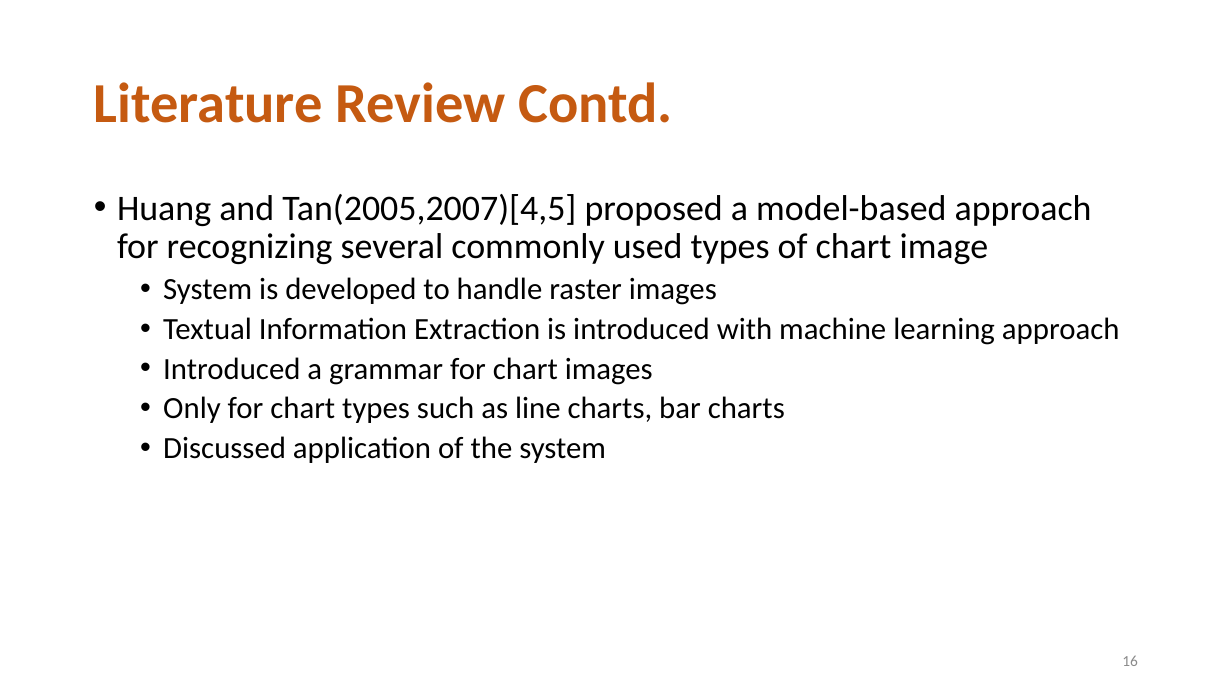
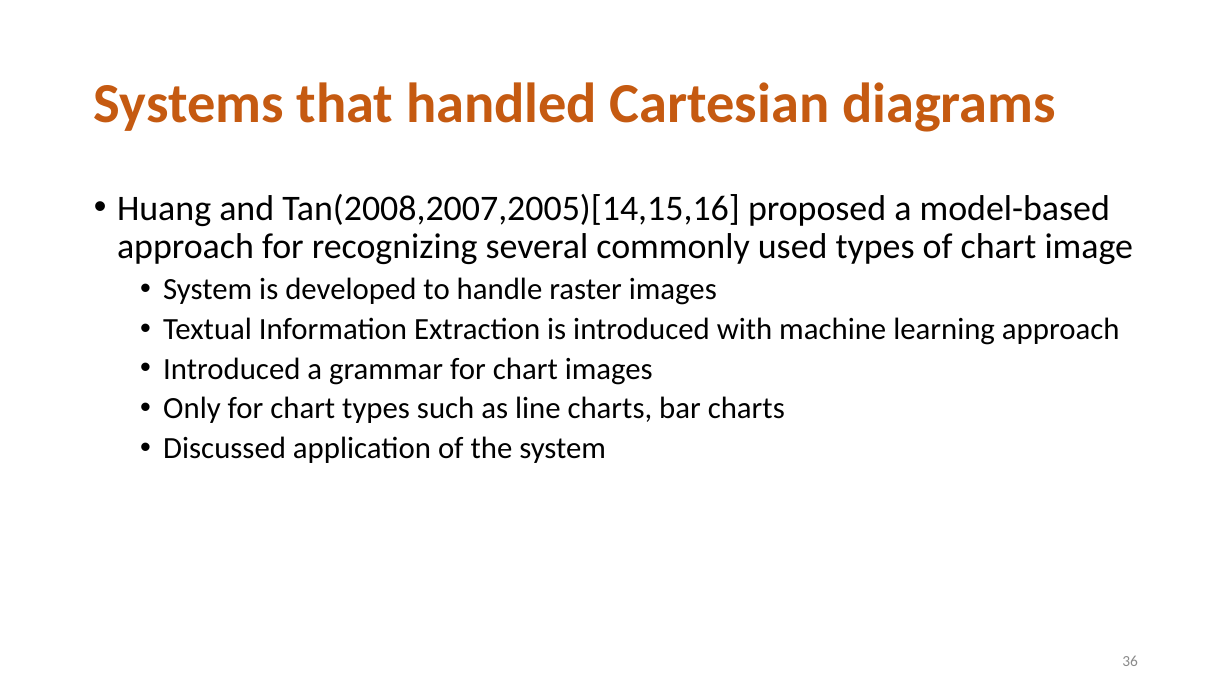
Before and after one commit to diunuge/Paper---Automatic-Assessment-of-Student-Answers-Consisting-of-Venn-and-Euler-Diagrams, a slide deck: slide 36 of MSc review/2/MSC review.pptx (slide 16 before the commit). Drawn at 1232x693 pixels with LibreOffice and Linux fonts; fonts in the diff are those of the drawing; background and template pictures are left out. Boxes give left, top, right and bottom in pixels: in the first picture for what was removed or moved away, otherwise in the second. Text is boxed around its words. In the diff, an @@ line names an element or a change of style, - is before the commit and + after.

```diff
--- a/MSc review/2/MSC review.pptx
+++ b/MSc review/2/MSC review.pptx
@@ title at (94,82,1056,132): text changed @@
-Literature Review Contd.
+Systems that handled Cartesian diagrams
@@ text at (117,194,1134,264): text changed @@
-• Huang and Tan(2005,2007)[4,5] proposed a model-based approach for recognizing several commonly used types of chart image
+• Huang and Tan(2008,2007,2005)[14,15,16] proposed a model-based approach for recognizing several commonly used types of chart image
@@ page number at (1122,655,1138,666): text changed @@
-16
+36
```
Also in this commit, not shown: 13 other slides changed, 24 slides added, 7 slides removed, 6 other files.
